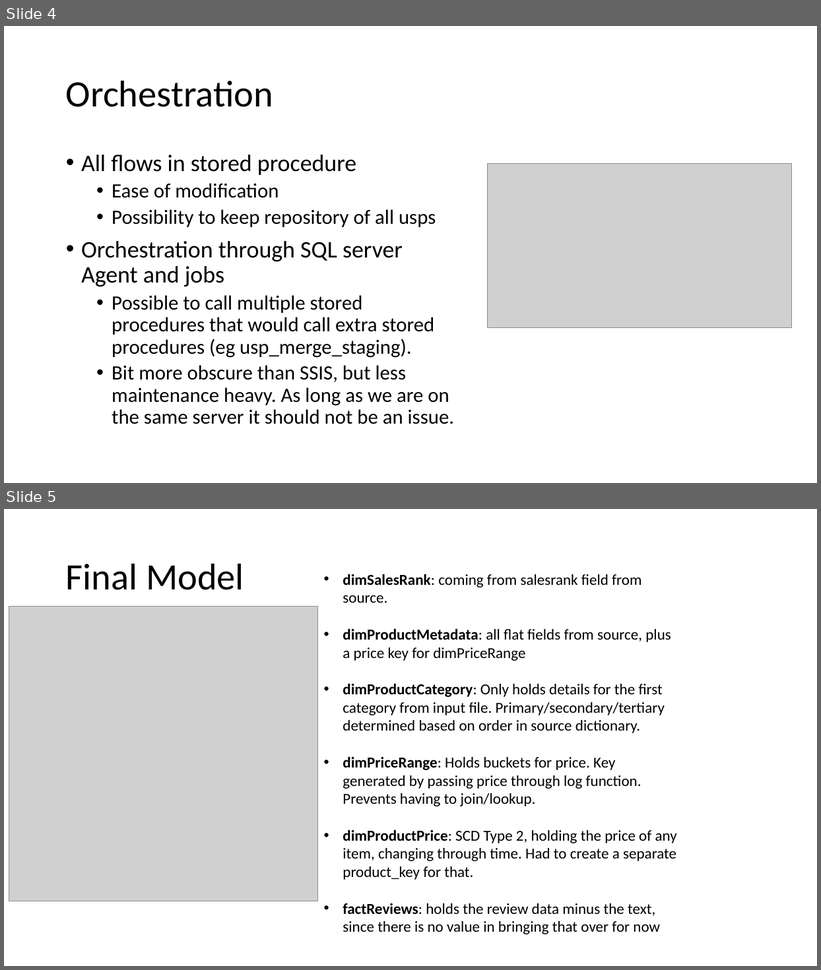
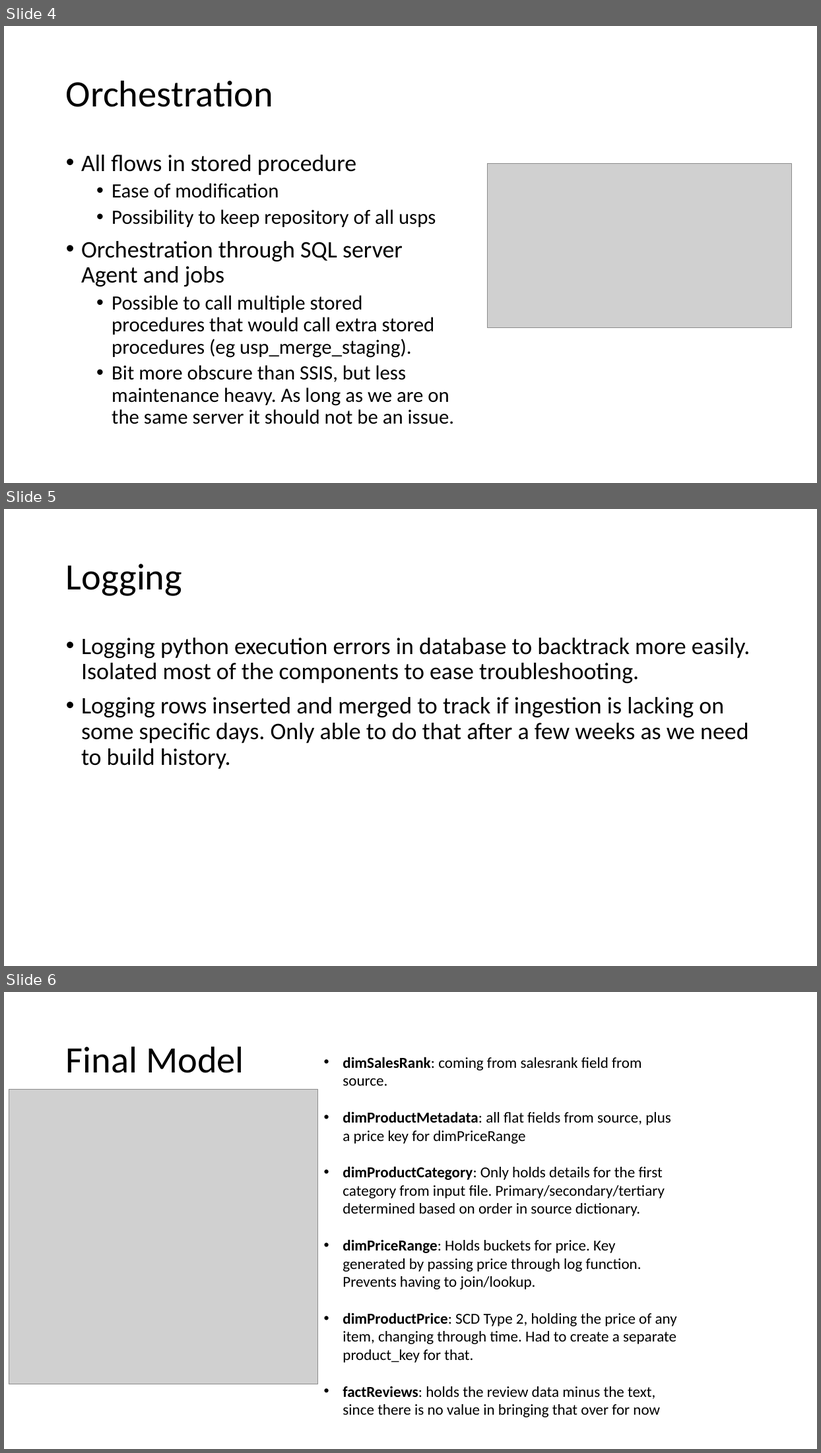
Before and after one commit to Xaintailles/JustEatAssignement, a slide deck: Presentation.pptx. Shown one above the other, each under a label of ours: slides 4 and 5 before the commit, slides 4, 5 and 6 after it. The pictures are 821x970 and 821x1453 pixels, drawn with LibreOffice and Linux fonts; fonts in the diff are those of the drawing; grey boxes stand for pictures. Boxes give left, top, right and bottom in pixels: in the first picture for what was removed or moved away, otherwise in the second. Text is boxed around its words. In the diff, an @@ line names an element or a change of style, - is before the commit and + after.

Commit message:
Updating presentation

```diff
--- a/Presentation.pptx
+++ b/Presentation.pptx
@@ slide 5 added at [4, 509, 817, 966], background #FFFFFF @@
@@ title added at [66, 564, 182, 596], 44 pt, text #000000 @@
+Logging
@@ text added at [81, 638, 750, 769], 28 pt, text #000000 @@
+• Logging python execution errors in database to backtrack more easily. Isolated most of the components to ease troubleshooting.
+• Logging rows inserted and merged to track if ingestion is lacking on some specific days. Only able to do that after a few weeks as we need to build history.
@@ what was slide 5 is now slide 6 @@
```
